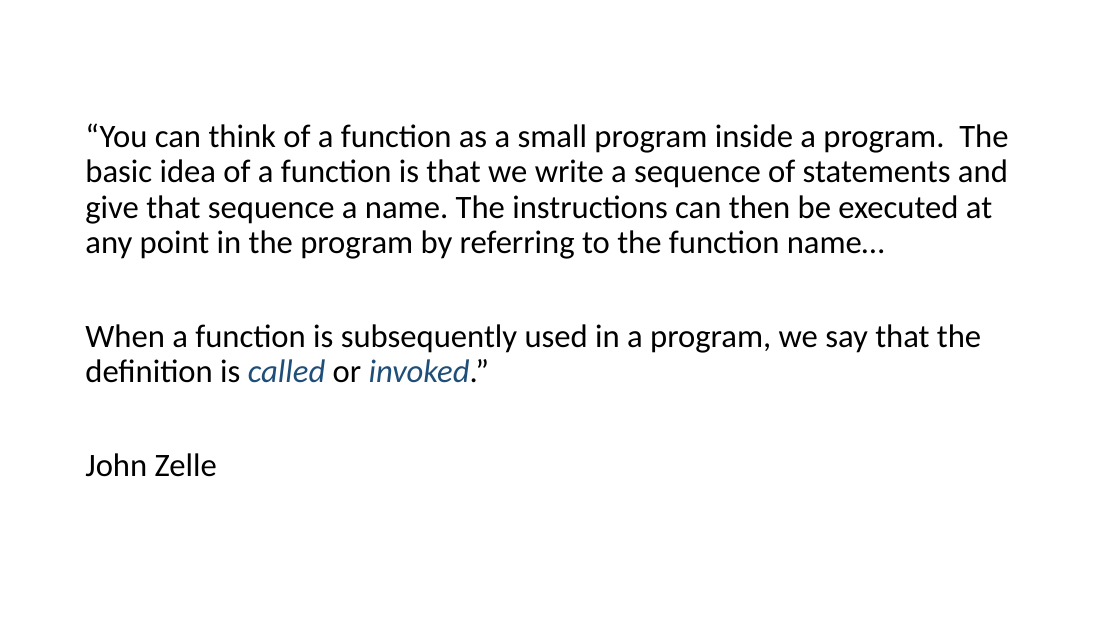
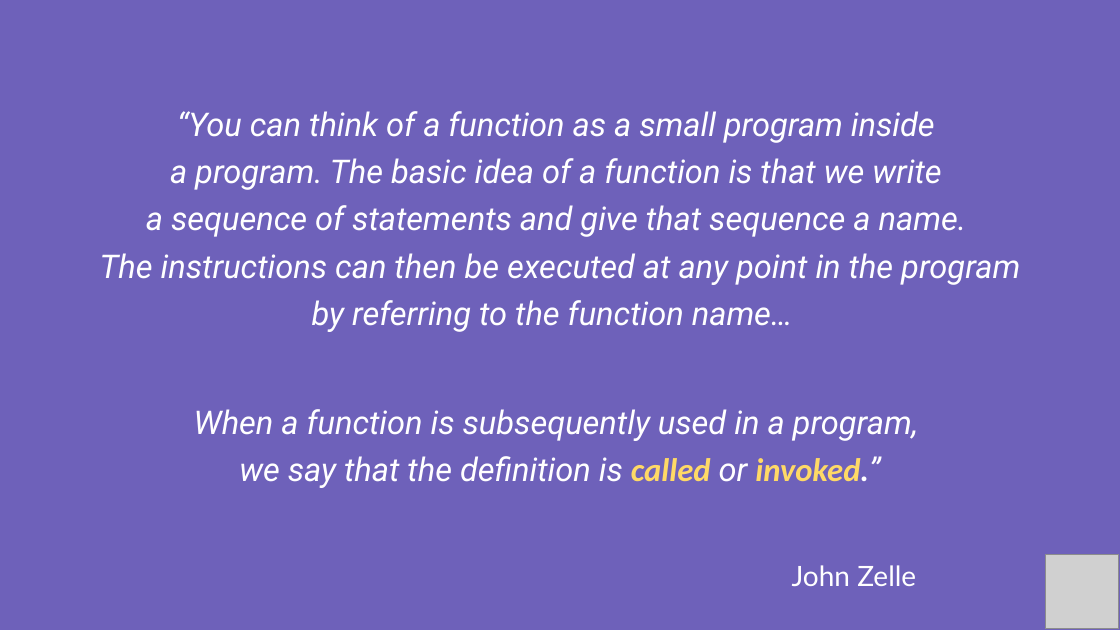
Before and after one commit to PracticumAI/python, a slide deck: slide 2 of presentations/03_functions.pptx. Drawn at 1120x630 pixels with LibreOffice and Linux fonts; fonts in the diff are those of the drawing; grey boxes stand for pictures. Boxes give left, top, right and bottom in pixels: in the first picture for what was removed or moved away, otherwise in the second. Text is boxed around its words. In the diff, an @@ line names an element or a change of style, - is before the commit and + after.

Commit message:
Updated README w/CITT Canvas content & updated functions.pptx to new visual standard.

```diff
--- a/presentations/03_functions.pptx
+++ b/presentations/03_functions.pptx
@@ background #FFFFFF to #6E61BA @@
@@ text "“You can think of a ..." moved from (x1=85, y1=123, x2=1008, y2=477) to (x1=100, y1=111, x2=1020, y2=586) @@
@@ text "“You can think of a ..." at (x1=100, y1=111, x2=1020, y2=586): font Calibri to Roboto, text colour #000000 to #FFFFFF, italic on; text colour #1F4E79 to #FFD966, bold on in "called invoked.”"; size 28 to 24 pt, font Calibri to Lato in "John Zelle"; alignment left to centre; line spacing 0.9 to 1.2 @@
@@ picture added at (x1=1045, y1=555, x2=1119, y2=629) @@
```
Also in this commit, not shown: 16 other slides changed, 1 other file.
